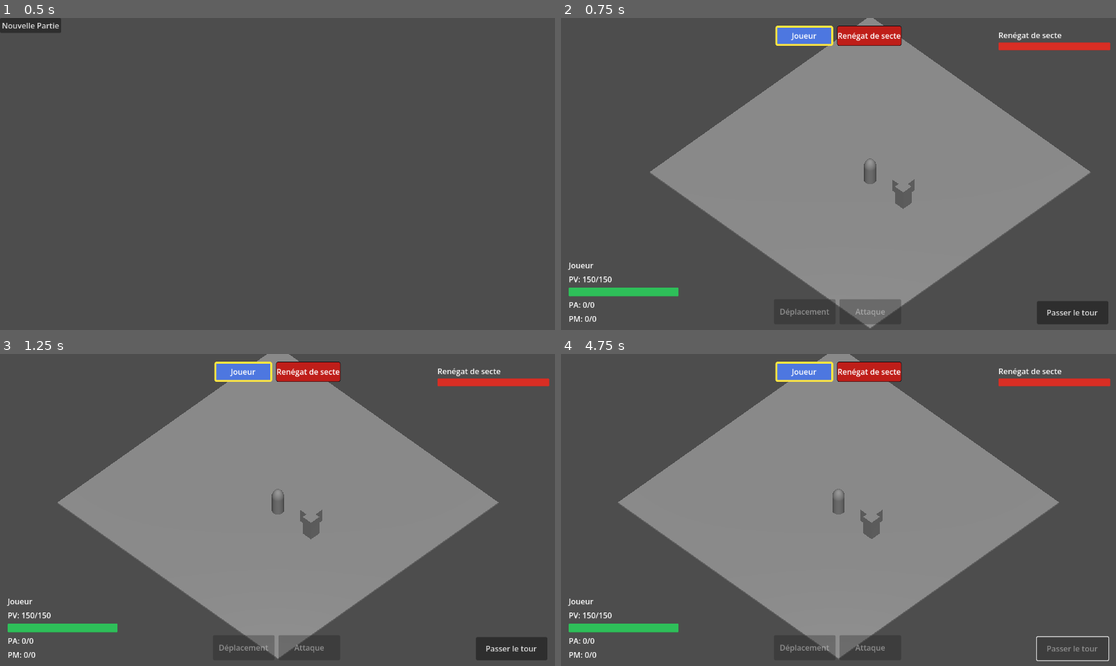
Above: before the commit, frames 1-4 (two rows, left to right).
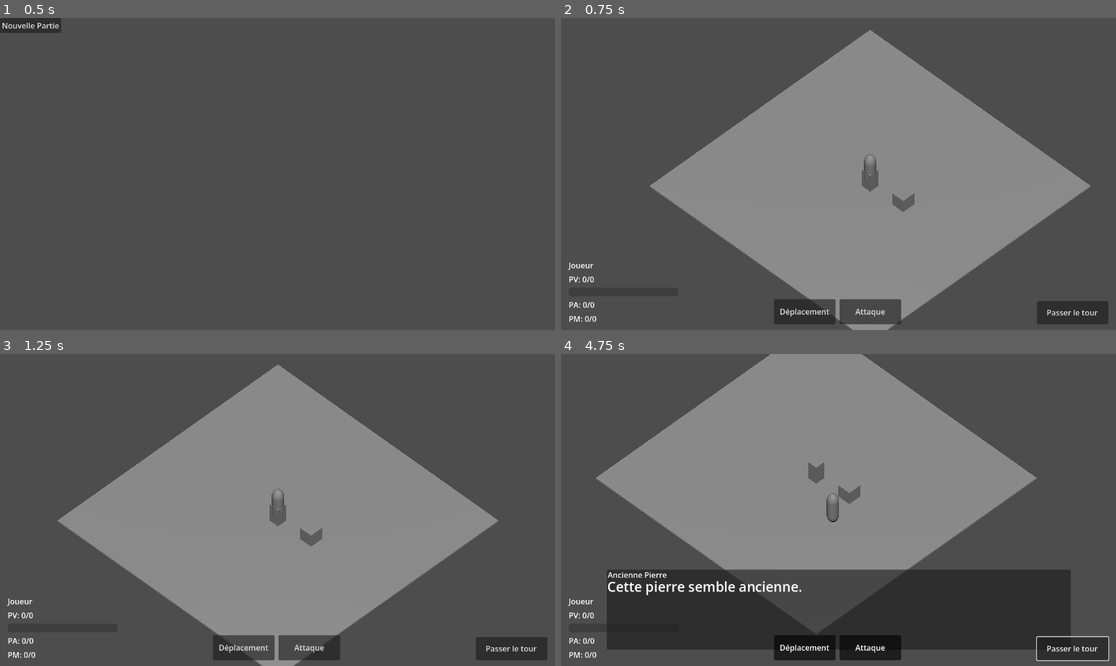
Above: after the commit, the same moments.

Repository: sillpct/lagoutte
Game: Godot game, scene res://scenes/main/main.tscn
The game is run twice, just before and just after one commit, with the same random seed, the same clock (stepped at 60 frames per second) and the same inputs.
Inputs (mouse positions are in pixels of both pictures, inside the frame that each line leads up to):
- Up to frame 1 (0.5 s): no input
- Up to frame 2 (0.75 s): click "Nouvelle Partie" at 0.5 s
- Up to frame 3 (1.25 s): no input
- Up to frame 4 (4.75 s): click (805, 647) at 1.25 s, where only the run after the commit has a clickable "Déplacement"; click "Passer le tour" at 2 s; click (871, 647) at 2.75 s, where only the run after the commit has a clickable "Attaque"; tap Enter (ui_accept) at 3.5, 3.77, 4.52 s; move the mouse to (960, 494) at 3.52 s; hold Right (ui_right) 3.53-4.28 s; hold T (end_turn) 3.53-4.28 s; click (960, 494) at 3.67 s; move the mouse to (727, 525) at 4.27 s; hold Down (ui_down) from 4.28 s (still down); tap E (interact) at 4.35 s

Frame 1 is identical in both runs. In frame 2, 9.7% of the frame differs, in the area x 1-99%, y 0-100%; in frame 3, 11%; in frame 4, 33%, in the area x 1-99%, y 0-98%.
Error before the commit: Invalid access to property or key 'points_mouvement' on a base object of type 'Resource (IncarnationData)'. (res://scenes/combat/combat_manager.gd:51)
Error after the commit: Parse Error: Cannot infer the type of "movement_budget" variable because the value doesn't have a set type. (res://scenes/combat/combat_movement.gd:148)

Commit message:
Update combat_manager.gd

Diff:
--- a/scenes/combat/combat_manager.gd
+++ b/scenes/combat/combat_manager.gd
@@ -49,15 +49,15 @@
 		return
 
 	_resources_by_unit[unit] = {
-		"pm_max": incarnation.points_mouvement,
-		"pm_current": incarnation.points_mouvement,
+		"agility_max": incarnation.agilite,
+		"agility_current": incarnation.agilite,
 		"pa_max": incarnation.points_action,
 		"pa_current": incarnation.points_action,
 	}
 
 	print(
 		"Tour de ", unit.name,
-		" — PM: ", get_pm_current(unit), "/", get_pm_max(unit),
+		" — Agilité: ", get_agility_current(unit), "/", get_agility_max(unit),
 		", PA: ", get_pa_current(unit), "/", get_pa_max(unit)
 	)
 	unit_resources_changed.emit(unit)
@@ -104,22 +104,22 @@
 		return null
 	return units[current_unit_index]
 
-func get_pm_current(unit: Node3D) -> int:
-	return _get_unit_resource(unit, "pm_current")
+func get_agility_current(unit: Node3D) -> int:
+	return _get_unit_resource(unit, "agility_current")
 
-func get_pm_max(unit: Node3D) -> int:
-	return _get_unit_resource(unit, "pm_max")
+func get_agility_max(unit: Node3D) -> int:
+	return _get_unit_resource(unit, "agility_max")
 
-func spend_pm(unit: Node3D, amount: int) -> bool:
-	if amount < 0 or get_pm_current(unit) < amount:
+func spend_agility(unit: Node3D, amount: int) -> bool:
+	if amount < 0 or get_agility_current(unit) < amount:
 		return false
 
-	_resources_by_unit[unit]["pm_current"] = get_pm_current(unit) - amount
+	_resources_by_unit[unit]["agility_current"] = get_agility_current(unit) - amount
 	unit_resources_changed.emit(unit)
 	return true
 
 func can_unit_move(unit: Node3D) -> bool:
-	return get_pm_current(unit) > 0
+	return get_agility_current(unit) > 0
 
 func get_pa_current(unit: Node3D) -> int:
 	return _get_unit_resource(unit, "pa_current")
